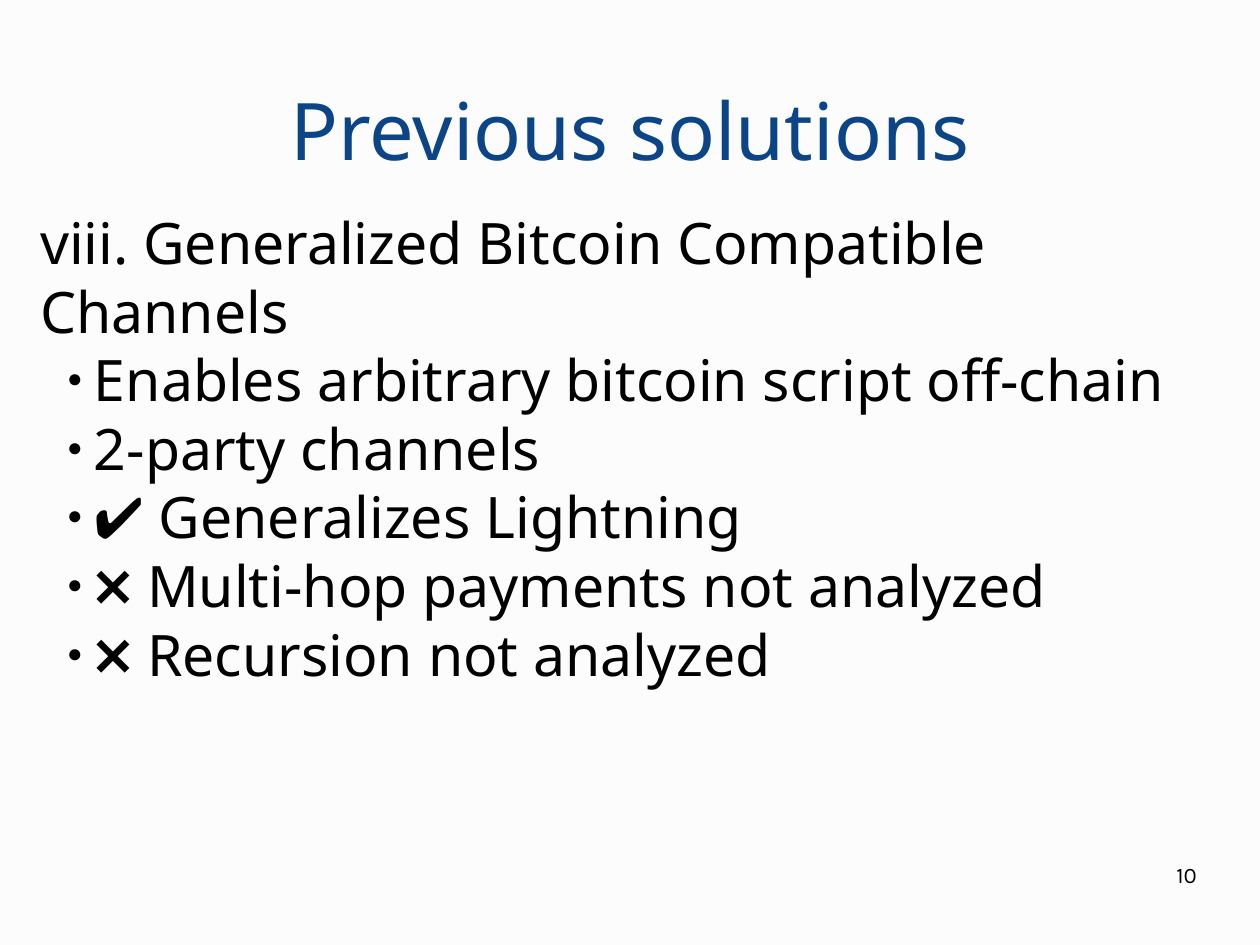
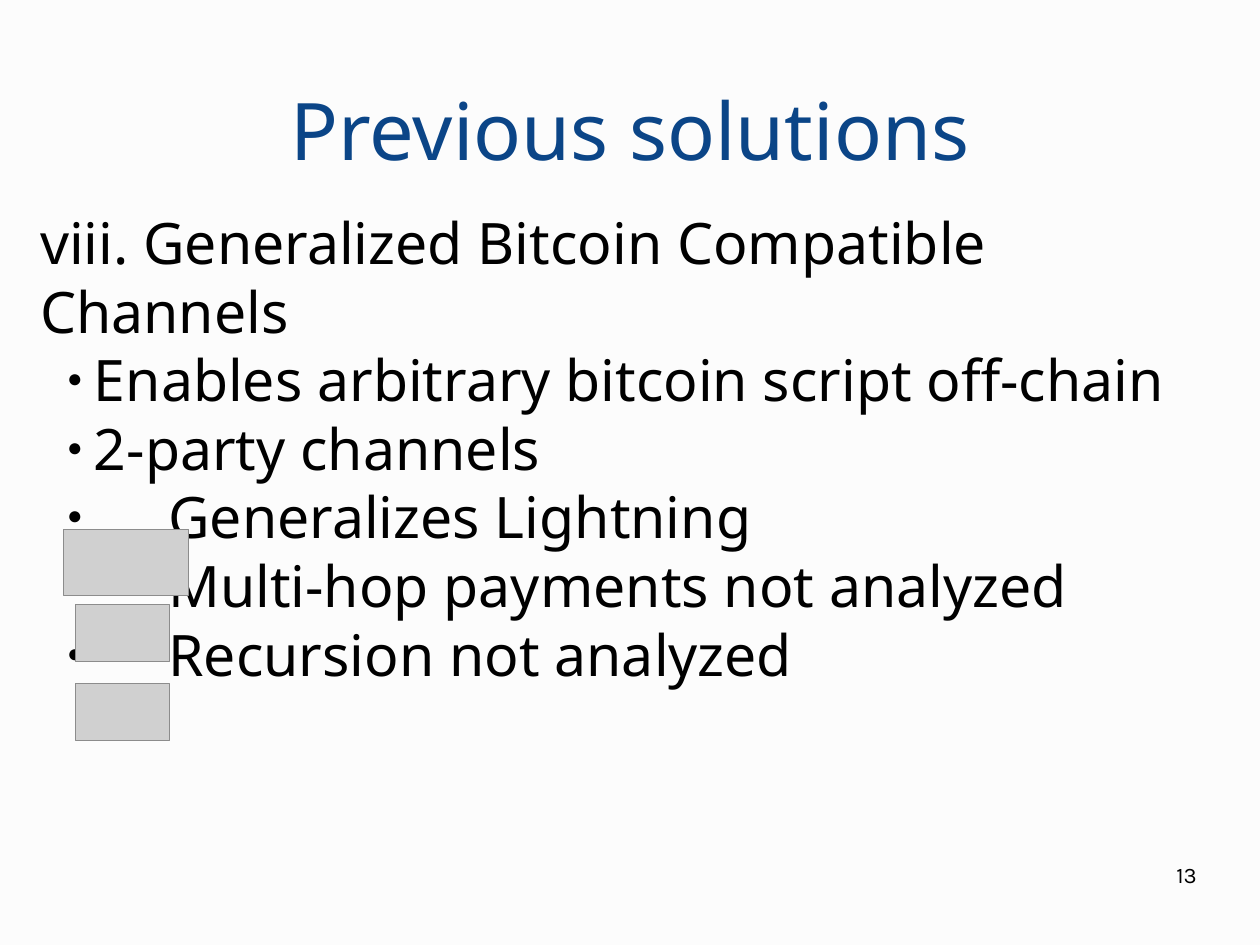
Before and after one commit to OrfeasLitos/virtual-payment-channels, a slide deck: slide 13 of slides/presentation.odp (slide 10 before the commit). Drawn at 1260x945 pixels with LibreOffice and Linux fonts; fonts in the diff are those of the drawing; grey boxes stand for pictures. Boxes give left, top, right and bottom in pixels: in the first picture for what was removed or moved away, otherwise in the second. Text is boxed around its words. In the diff, an @@ line names an element or a change of style, - is before the commit and + after.

```diff
--- a/slides/presentation.odp
+++ b/slides/presentation.odp
@@ subtitle at (168, 494, 1066, 691): text changed @@
-  ● ✔️ Generalizes Lightning
-  ● ❌ Multi-hop payments not analyzed
-  ● ❌ Recursion not analyzed
+  ● Generalizes Lightning
+  ● Multi-hop payments not analyzed
+  ● Recursion not analyzed
@@ picture added at (63, 529, 189, 596) @@
@@ picture added at (75, 605, 169, 662) @@
@@ picture added at (75, 684, 169, 741) @@
@@ page number at (1176, 869, 1196, 884): text changed @@
-10
+13
```
Also in this commit, not shown: 25 other slides changed, 7 slides added, 1 other file.
